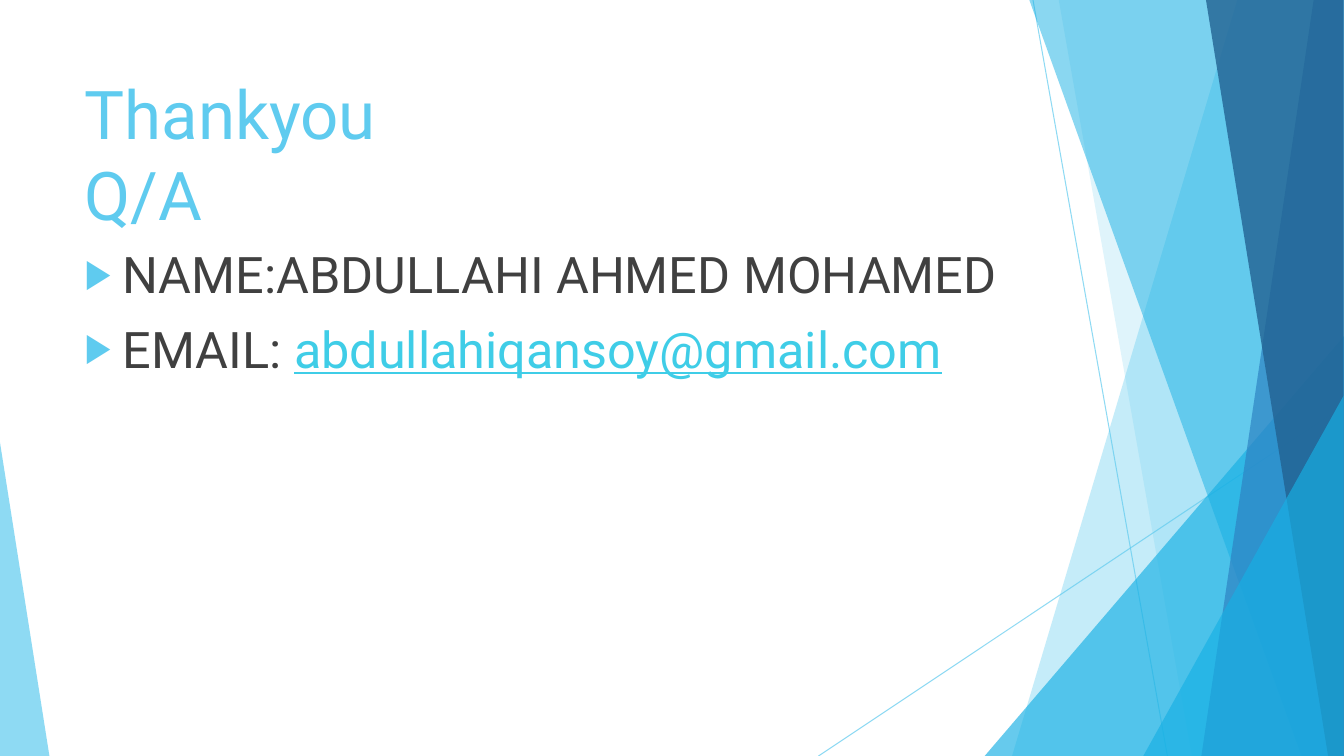
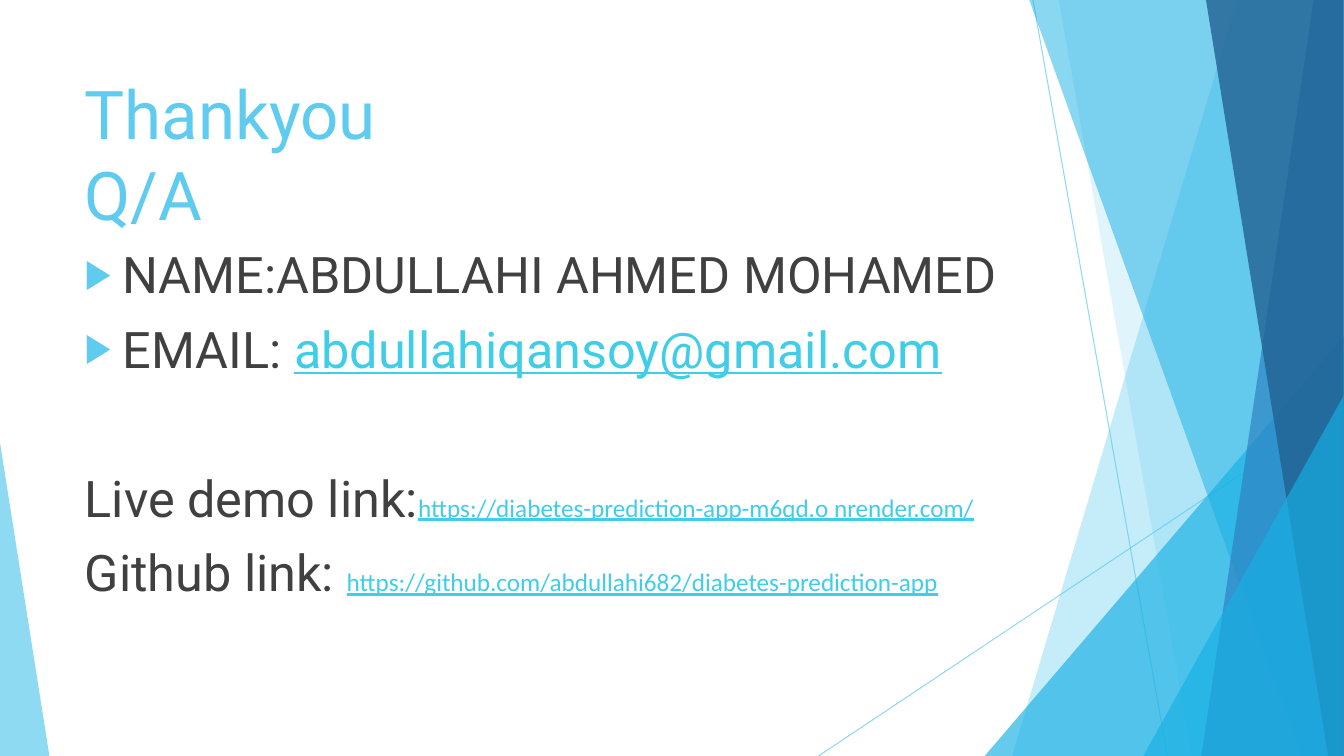
Before and after one commit to abdullahi682/diabetes-prediction-app, a slide deck: slide 21 of project presentation slide.pptx. Drawn at 1344x756 pixels with LibreOffice and Linux fonts; fonts in the diff are those of the drawing. Boxes give left, top, right and bottom in pixels: in the first picture for what was removed or moved away, otherwise in the second. Text is boxed around its words. In the diff, an @@ line names an element or a change of style, - is before the commit and + after.

Commit message:
Fix: Corrected the live demo link in README and updated the slide deck

```diff
--- a/project presentation slide.pptx
+++ b/project presentation slide.pptx
@@ text at [85, 479, 973, 596]: paragraphs added @@
+Live demo link:https://diabetes-prediction-app-m6qd.o nrender.com/
+Github link: https://github.com/abdullahi682/diabetes-prediction-app
```
